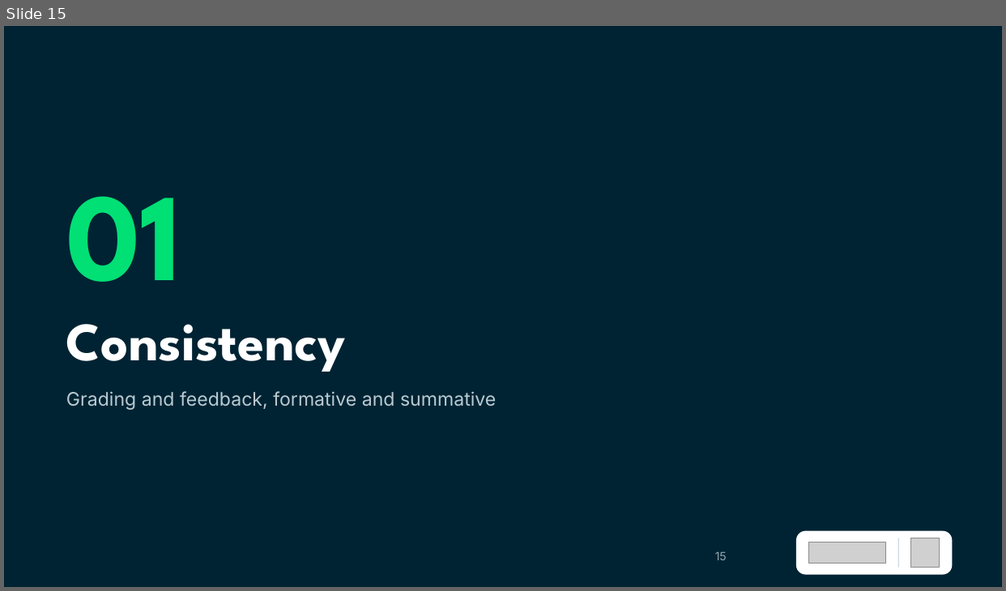
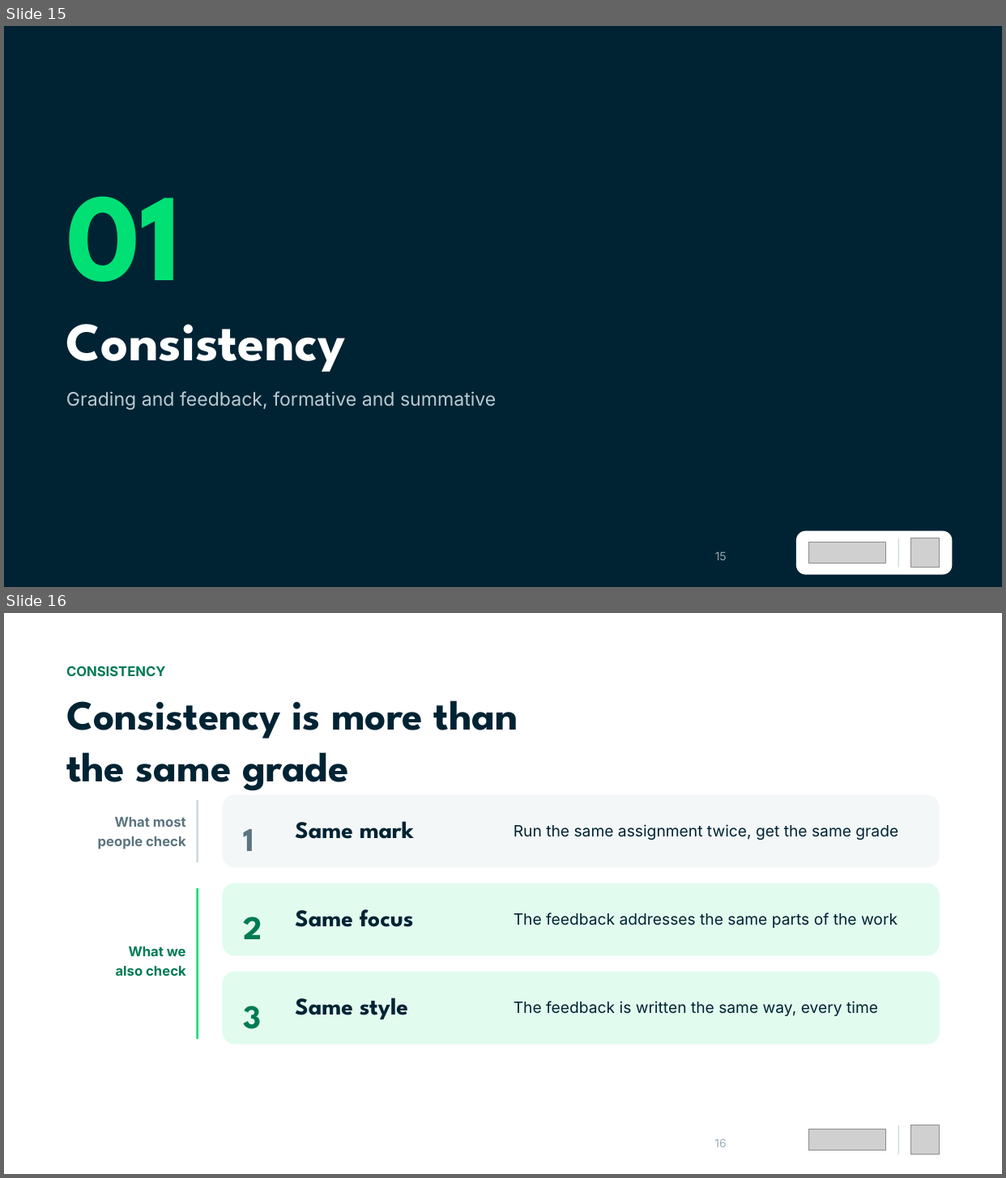
Before and after one commit to Dante-Eduface/Claude, a slide deck: GTM/Event manager/jisc-webinar/deck/jisc-webinar-bewerkbaar.pptx. Shown one above the other, each under a label of ours: slide 15 before the commit, slides 15 and 16 after it. The pictures are 1006x591 and 1006x1178 pixels, drawn with LibreOffice and Linux fonts; fonts in the diff are those of the drawing; grey boxes stand for pictures. Boxes give left, top, right and bottom in pixels: in the first picture for what was removed or moved away, otherwise in the second. Text is boxed around its words. In the diff, an @@ line names an element or a change of style, - is before the commit and + after.

```diff
--- a/GTM/Event manager/jisc-webinar/deck/jisc-webinar-bewerkbaar.pptx
+++ b/GTM/Event manager/jisc-webinar/deck/jisc-webinar-bewerkbaar.pptx
@@ slide 16 added at (x1=4, y1=613, x2=1002, y2=1174), background #FFFFFF @@
@@ text added at (x1=66, y1=666, x2=166, y2=676), 13 pt, text #007B54, bold @@
+CONSISTENCY
@@ text added at (x1=66, y1=700, x2=518, y2=791), 40 pt, text #002333, bold @@
+Consistency is more than
+the same grade
@@ rectangle added at (x1=197, y1=800, x2=198, y2=862), fill #CDD9DE @@
@@ rounded rectangle added at (x1=223, y1=795, x2=940, y2=867), fill #F3F7F8 @@
@@ text added at (x1=98, y1=817, x2=186, y2=850), 13 pt, text #5B7480, bold @@
+What most
+people check
@@ text added at (x1=243, y1=829, x2=253, y2=851), 32 pt, text #5B7480, bold @@
+1
@@ text added at (x1=295, y1=821, x2=414, y2=839), 23 pt, text #002333, bold @@
+Same mark
@@ text added at (x1=513, y1=824, x2=898, y2=840), 15 pt, text #002333 @@
+Run the same assignment twice, get the same grade
@@ rectangle added at (x1=197, y1=888, x2=198, y2=1039), fill #00E075 @@
@@ rounded rectangle added at (x1=223, y1=884, x2=940, y2=956), fill #E2FBEF @@
@@ text added at (x1=243, y1=917, x2=262, y2=939), 32 pt, text #007B54, bold @@
+2
@@ text added at (x1=295, y1=909, x2=414, y2=927), 23 pt, text #002333, bold @@
+Same focus
@@ text added at (x1=513, y1=913, x2=897, y2=928), 15 pt, text #002333 @@
+The feedback addresses the same parts of the work
@@ text added at (x1=116, y1=947, x2=186, y2=976), 13 pt, text #007B54, bold @@
+What we
+also check
@@ rounded rectangle added at (x1=223, y1=972, x2=940, y2=1044), fill #E2FBEF @@
@@ text added at (x1=295, y1=998, x2=408, y2=1020), 23 pt, text #002333, bold @@
+Same style
@@ text added at (x1=513, y1=1001, x2=878, y2=1016), 15 pt, text #002333 @@
+The feedback is written the same way, every time
@@ text added at (x1=243, y1=1006, x2=261, y2=1029), 32 pt, text #007B54, bold @@
+3
@@ text added at (x1=714, y1=1139, x2=726, y2=1148), 11 pt, text #9AAFB8 @@
+16
@@ picture added at (x1=809, y1=1130, x2=886, y2=1151) @@
@@ rectangle added at (x1=898, y1=1126, x2=899, y2=1155), fill #CDD9DE @@
@@ picture added at (x1=910, y1=1126, x2=940, y2=1155) @@
```
Also in this commit, not shown: 14 slides changed, 3 other slides added, 5 slides removed, 32 other files.
